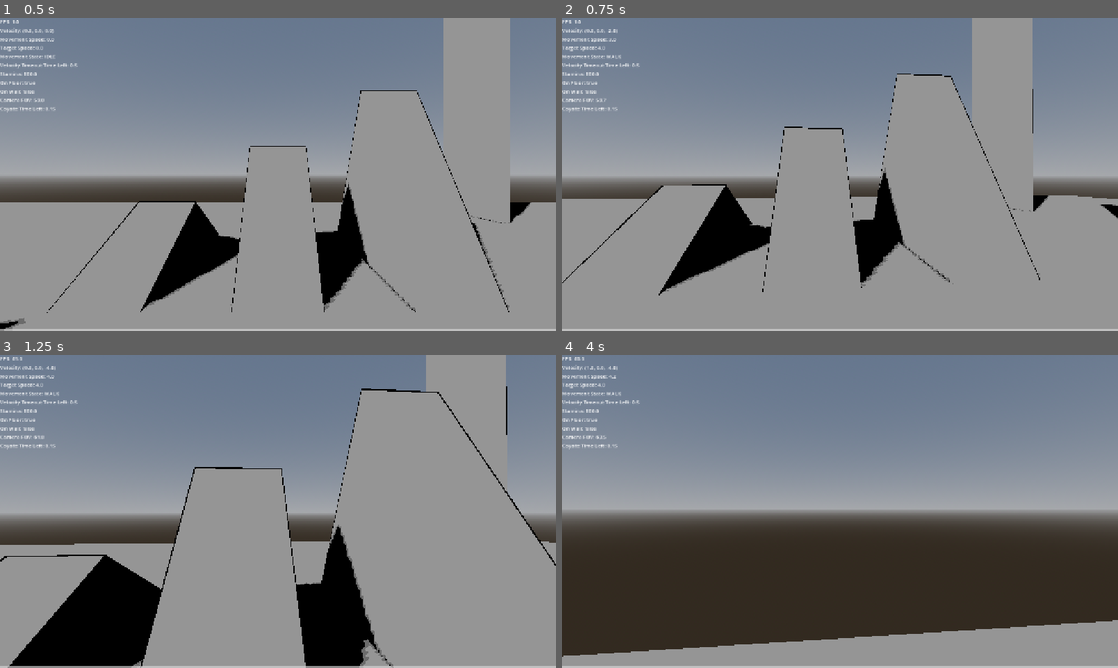
Above: before the commit, frames 1-4 (two rows, left to right).
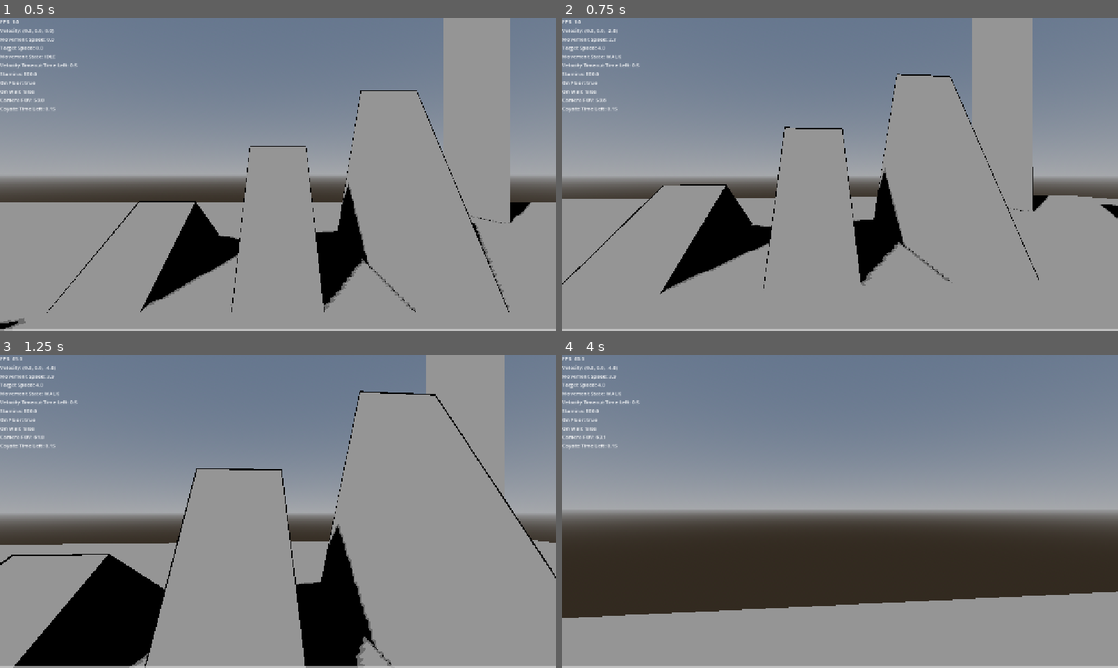
Above: after the commit, the same moments.

Repository: naxemis/multiplayer-fps
Game: Godot game, scene res://scenes/root/root.tscn
Two runs of this game, one before a commit and one after it. Both use one fixed random seed, a clock stepped at 60 frames per second and the inputs below.
Inputs (mouse positions are in pixels of both pictures, inside the frame that each line leads up to):
- Up to frame 1 (0.5 s): no input
- Up to frame 2 (0.75 s): tap Enter at 0.5 s; move the mouse to (867, 174) at 0.52 s; hold W (forward) from 0.53 s (still down); tap C (slide) at 0.6 s
- Up to frame 3 (1.25 s): keep holding W (forward); tap Ctrl (change_wall_jump_direction) at 0.77 s
- Up to frame 4 (4 s): keep holding W (forward); move the mouse to (812, 511) at 1.27 s; tap Middle mouse button (free_look) at 1.35 s; tap Ctrl (change_wall_jump_direction) at 1.52, 3.02, 3.77 s; tap C (slide) at 1.55, 2.3, 2.85, 3.6 s; move the mouse to (851, 505) at 2.02 s; tap Shift (run) at 2.1 s; move the mouse to (834, 517) at 2.77 s; move the mouse to (878, 514) at 3.52 s

Frame 1 is identical in both runs. In frame 2, 0.7% of the frame differs, in the area x 0-100%, y 6-89%; in frame 3, 2.2%; in frame 4, 11%, in the area x 0-100%, y 3-97%.

Commit message:
feat(state_machine): add slide duration cap and proportional cooldown

Diff:
--- a/scripts/player/components/movement_controller.gd
+++ b/scripts/player/components/movement_controller.gd
@@ -41,7 +41,7 @@
 ## Lerp rate used while ramping up to [member run_speed] — lower value means run takes longer to reach top speed.
 @export var run_speed_acceleration: float = 2.0
 ## Lerp rate used while ramping up to [member slide_speed] — high value snaps the player into slide momentum.
-@export var slide_speed_acceleration: float = 10.0
+@export var slide_speed_acceleration: float = 4.0
 ## Lerp rate used while bleeding excess speed in [code]IDLE[/code].
 @export var idle_speed_deacceleration: float = 6.0
 ## Lerp rate used while bleeding excess speed in [code]CROUCH[/code].
--- a/scripts/player/components/state_machine.gd
+++ b/scripts/player/components/state_machine.gd
@@ -13,6 +13,11 @@
 ## Fired whenever the active state changes, or whenever a wall jump is retriggerable (so callers can react even though the state id stays the same).
 ## [code]new_state[/code] is a [enum MovementStates] value.
 signal state_changed(new_state: int)
+## Fired when the slide cooldown begins (immediately after leaving [code]SLIDE[/code]).
+## During cooldown [method _can_enter_slide] rejects new slides.
+signal slide_cooldown_started
+## Fired when the slide cooldown elapses and a new slide can be entered again.
+signal slide_cooldown_ended
 
 # Enums and constants
 ## All movement states the player can be in.
@@ -33,6 +38,13 @@
 ## Refilled whenever the player is on the floor, drained each airborne physics step.
 @export var default_coyote_time: float = 0.15
 
+@export_category("Sliding")
+## Maximum continuous time in seconds a single slide can last before it forces an exit.
+@export var max_slide_time: float = 1.0
+## Maximum cooldown in seconds after a slide ends before another slide can be entered.
+## Scales linearly with how much of [member max_slide_time] was consumed — a slide cancelled instantly produces no cooldown.
+@export var slide_cooldown_time: float = 2.0
+
 # Public vars
 
 # Private vars (_)
@@ -42,6 +54,8 @@
 var _can_double_jump: bool = true
 var _coyote_time_left: float = 0.0
 var _coyote_time_active: bool = true
+var _slide_time_left: float = 0.0
+var _slide_cooldown_left: float = 0.0
 var _player_context_module: PlayerContextModule
 var _player: Player
 var _movement_controller: MovementController
@@ -58,6 +72,7 @@
 func _physics_process(delta: float) -> void:
 	_calculate_coyote_time(delta)
 	_reset_double_jump()
+	_tick_slide_timers(delta)
 	_current_state = _update_state()
 
 # Public methods
@@ -137,11 +152,13 @@
 	return (input_crouch or stuck_under_ceiling) and _is_on_ground()
 
 
-# TODO (MAX SLIDE SPEED PER SLIDE): Add max slide speed amount that player can get from a single slide. After some time after achieving max speed the speed should decrease,
 func _can_enter_slide() -> bool:
 	var input_slide: bool = _input_handler.slide_held
-
-	return input_slide and _is_on_ground() and _is_moving_forward() and !_movement_controller.velocity_timeout and _stamina_manager.has_stamina() and !_unslide_ray_cast.is_colliding()
+	var common: bool = input_slide and _is_on_ground() and _is_moving_forward() and !_movement_controller.velocity_timeout and _stamina_manager.has_stamina() and !_unslide_ray_cast.is_colliding()
+
+	if _current_state == MovementStates.SLIDE:
+		return common and _slide_time_left > 0.0
+	return common and _slide_cooldown_left <= 0.0
 
 func _can_enter_jump() -> bool:
 	var input_jump: bool = _input_handler.jump_just_pressed
@@ -188,9 +205,30 @@
 	var new_state := _compute_next_state()
 
 	if new_state != _current_state:
+		if new_state == MovementStates.SLIDE:
+			_slide_time_left = max_slide_time
+		elif _current_state == MovementStates.SLIDE:
+			_start_slide_cooldown()
 		_current_state = new_state
 		state_changed.emit(new_state)
 	elif _can_enter_wall_jump(): # let player wall jump another time, even if they are already in wall jump state
 		state_changed.emit(new_state)
 
 	return _current_state
+
+func _tick_slide_timers(delta: float) -> void:
+	if _current_state == MovementStates.SLIDE:
+		_slide_time_left -= delta
+
+	if _slide_cooldown_left > 0.0:
+		_slide_cooldown_left -= delta
+		if _slide_cooldown_left <= 0.0:
+			_slide_cooldown_left = 0.0
+			slide_cooldown_ended.emit()
+
+func _start_slide_cooldown() -> void:
+	var used_fraction: float = clampf(1.0 - _slide_time_left / max_slide_time, 0.0, 1.0)
+	_slide_cooldown_left = slide_cooldown_time * used_fraction
+
+	if _slide_cooldown_left > 0.0:
+		slide_cooldown_started.emit()
